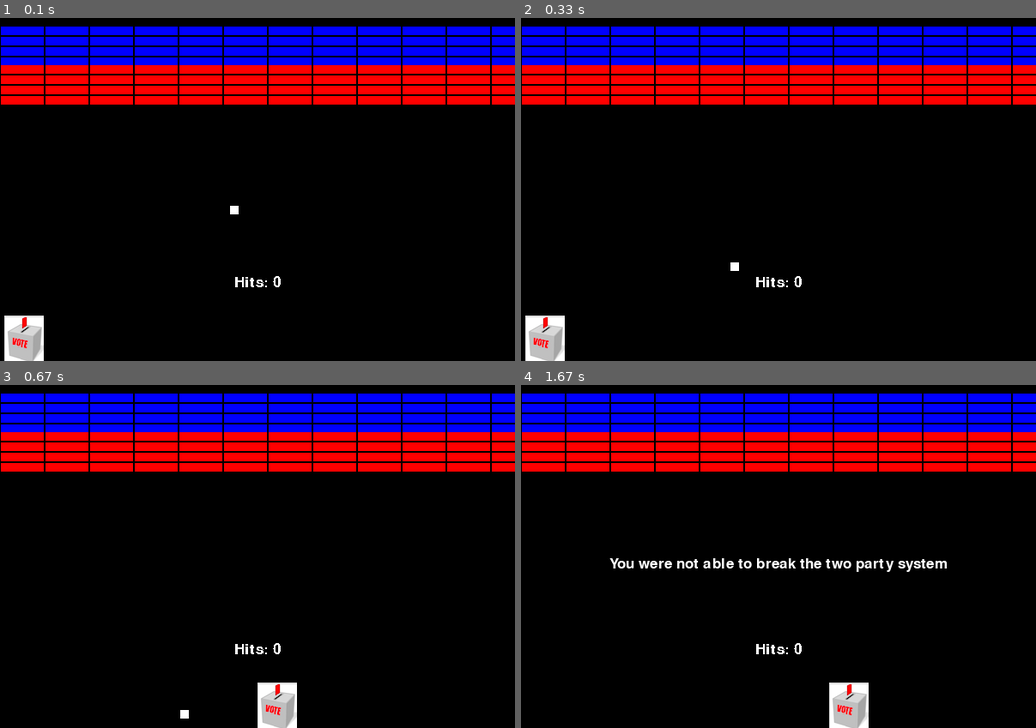
Above: before the commit, frames 1-4 (two rows, left to right).
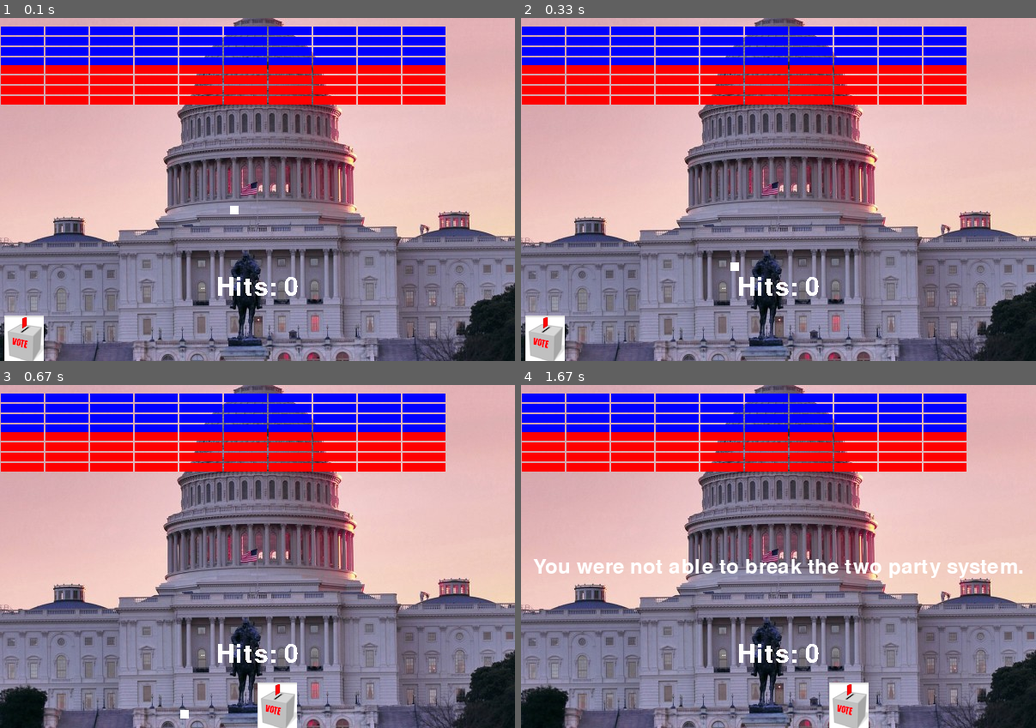
Above: after the commit, the same moments.

Repository: tmadhani/pygame
Game: pygame game, started from mypygame.py
Two runs of this game, one before a commit and one after it. Both use one fixed random seed, a clock stepped at 60 frames per second and the inputs below.
Inputs (mouse positions are in pixels of both pictures, inside the frame that each line leads up to):
- Up to frame 1 (0.1 s): no input
- Up to frame 2 (0.33 s): no input
- Up to frame 3 (0.67 s): click (257, 556) at 0.38 s
- Up to frame 4 (1.67 s): click (830, 631) at 0.72 s

The runs differ from the first frame. In frame 1, 82% of the frame differs, in the area x 0-100%, y 0-100%; in frame 2, 82%; in frame 3, 81%; in frame 4, 81%.

Commit message:
finished pygame I think

Diff:
--- a/mypygame.py
+++ b/mypygame.py
@@ -101,15 +101,14 @@
 			return False
 
 pygame.init()
-
+screen_pic = pygame.image.load("media/capitol_hill.bmp")
 gameDisplay = pygame.display.set_mode((600,400))
-
 pygame.display.set_caption("Political Breakout")
 
 pygame.mouse.set_visible(False)
 
-f = pygame.font.Font(None,25)
-
+f = pygame.font.Font(None,45)
+l = pygame.font.Font(None, 35)
 bg = pygame.Surface(gameDisplay.get_size())
 
 democrats = pygame.sprite.Group()
@@ -127,15 +126,15 @@
 
 y_pos = 10
 y_pos_red = 55
-num_blocks = 12
-
-for row in range(0,4):
+num_blocks = 10
+
+for row in range(4):
 	for column in range(0,num_blocks):
 		dems = Blue_Party(column * (brick_width + 2) + 1, y_pos)
 		democrats.add(dems)
 		two_party_system.add(dems)
 	y_pos += brick_height + 2
-for row in range(0,4):
+for row in range(4):
 	for column in range(0, num_blocks):
 		reps = Red_Party(column*(brick_width+2)+1,y_pos_red)
 		republicans.add(reps)
@@ -153,7 +152,8 @@
 
 while not close_game:
 	timer.tick(30)
-	gameDisplay.fill(background_black)
+	# gameDisplay.fill(background_black)
+	gameDisplay.blit(screen_pic,(0,0))
 
 	for event in pygame.event.get():
 		if event.type == pygame.QUIT:
@@ -164,13 +164,21 @@
 		finish_game = ball.update()
 
 	if finish_game:
-		text = f.render("You were not able to break the two party system", True, ball_white)
-		text_loc = text.get_rect(centerx=bg.get_width()/2)
-		text_loc.top = 200
-		gameDisplay.blit(text, text_loc)
+		pygame.mixer.Sound("media/national-anthem.wav").play()
+		if len(two_party_system) == 0:
+			text = l.render("You were successfully able to break the two party system!", True, ball_white)
+			text_loc = text.get_rect(centerx=bg.get_width()/2)
+			text_loc.top = 200
+			gameDisplay.blit(text,text_loc)
+		else:
+			text = l.render("You were not able to break the two party system.", True, ball_white)
+			text_loc = text.get_rect(centerx=bg.get_width()/2)
+			text_loc.top = 200
+			gameDisplay.blit(text, text_loc)
 
 	if pygame.sprite.spritecollide(ball, two_party_system, False):
-	    ball.speed+=5
+		pygame.mixer.Sound("media/bloop.wav").play()
+		ball.speed+=5
 
 	if pygame.sprite.spritecollide(p,balls,False):
 		ball_presence = (p.rect.x + p.width/2) - (ball.rect.x+ball.width/2)
@@ -187,12 +195,6 @@
 
 	if len(dissolve_blocks) > 0:
 		ball.deflect(0)
-		if len(two_party_system) == 0:
-			finish_game = True
-			text = f.render("You were successfully able to break the two party system!", True, ball_white)
-			text_loc = text.get_rect(centerx=bg.get_width()/2)
-			text_loc.top = 200
-			gameDisplay.blit(text,text_loc)
 
 	total_sprites.draw(gameDisplay)
 	pygame.display.flip()
Not shown, added: media/bloop.wav
Not shown, added: media/cha-ching.wav
Not shown, added: media/national-anthem.wav
